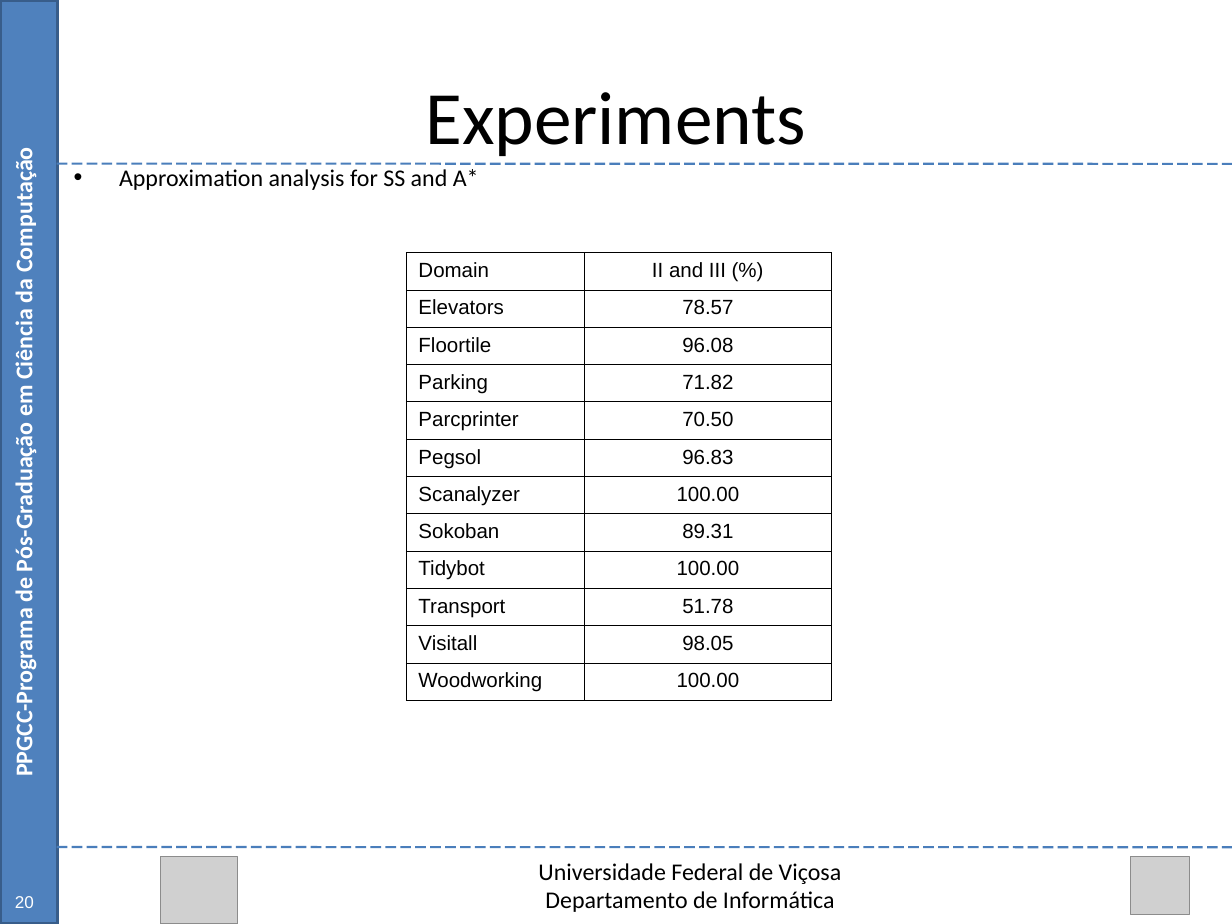
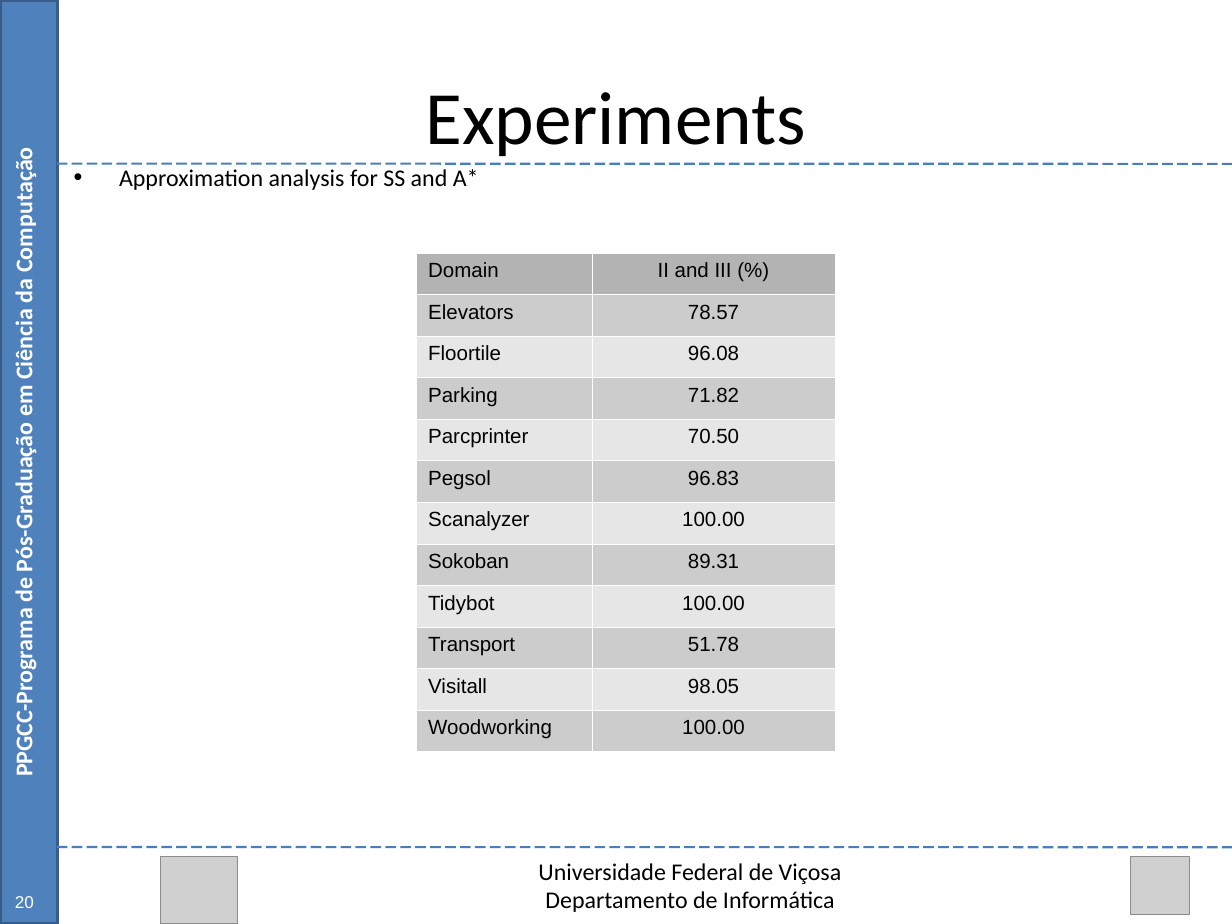
Before and after one commit to Marvinsky/research-marvin, a slide deck: slide 64 of latex/odp/dissertation_v12.odp. Drawn at 1232x924 pixels with LibreOffice and Linux fonts; fonts in the diff are those of the drawing; grey boxes stand for pictures. Boxes give left, top, right and bottom in pixels: in the first picture for what was removed or moved away, otherwise in the second. Text is boxed around its words. In the diff, an @@ line names an element or a change of style, - is before the commit and + after.

```diff
--- a/latex/odp/dissertation_v12.odp
+++ b/latex/odp/dissertation_v12.odp
@@ table at <box>416,253,835,752</box> @@
@@ fill none to #B3B3B3 in row 1 @@
@@ fill none to #CCCCCC in 12 cells @@
@@ fill none to #E6E6E6 in 10 cells @@
@@ borders changed @@
@@ table: place and size @@
-table at <box>407,253,832,700</box>
+table at <box>416,253,835,752</box>
```
Also in this commit, not shown: 5 other slides changed, 1 other file.
